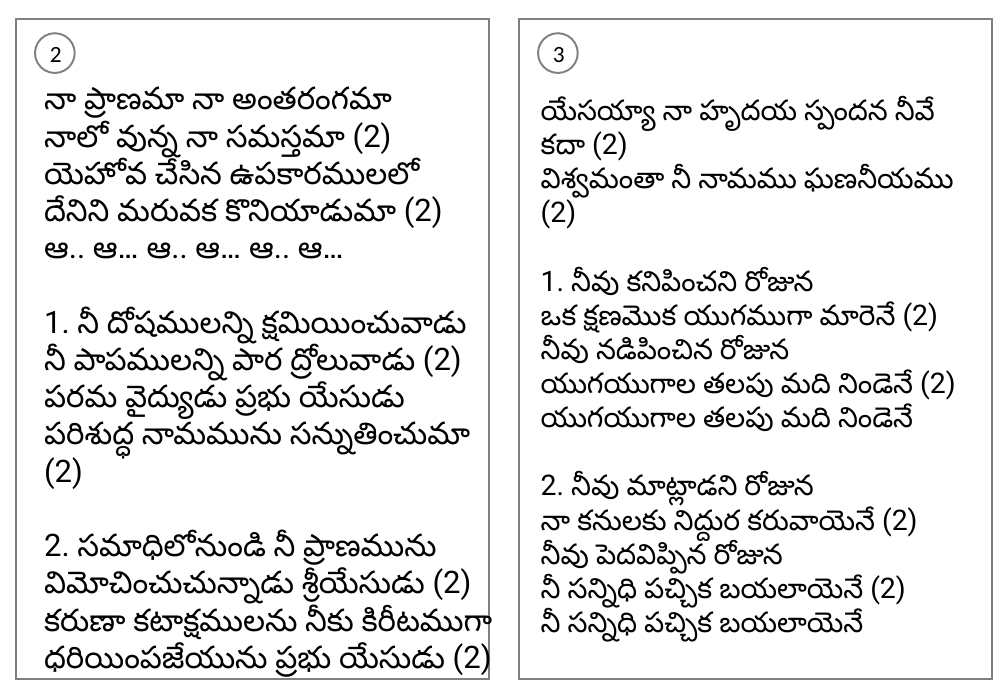
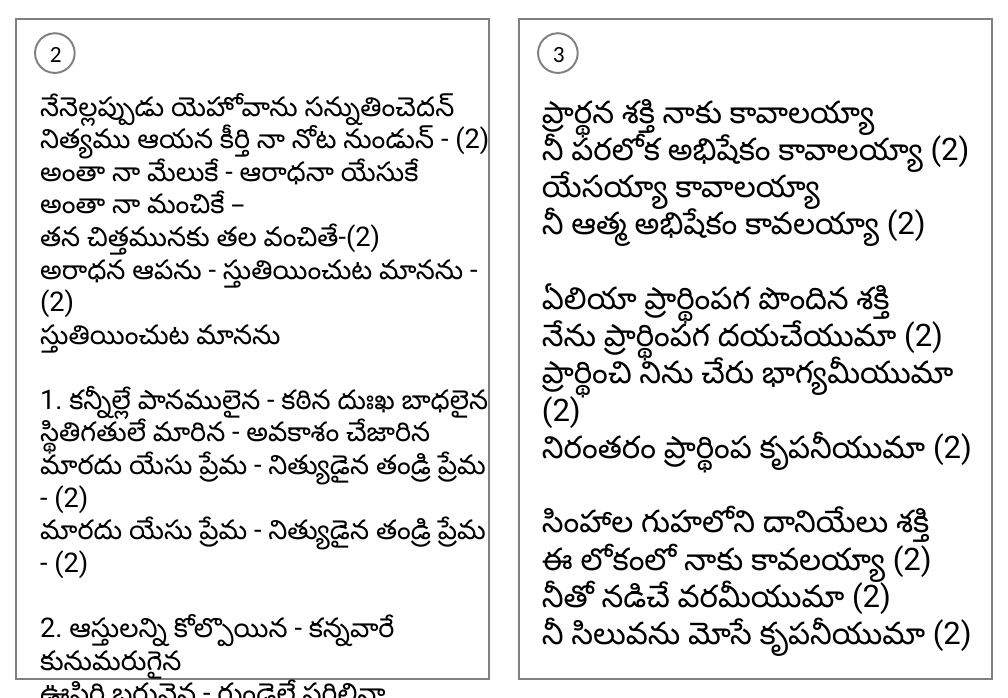
Before and after one commit to venu-webdev/songsDb, a slide deck: slide 2 of songsTemplate.pptx. Drawn at 1008x698 pixels with LibreOffice and Linux fonts; fonts in the diff are those of the drawing. Boxes give left, top, right and bottom in pixels: in the first picture for what was removed or moved away, otherwise in the second. Text is boxed around its words. In the diff, an @@ line names an element or a change of style, - is before the commit and + after.

```diff
--- a/songsTemplate.pptx
+++ b/songsTemplate.pptx
@@ text at [40,96,489,646]: text changed; size 24 to 21 pt @@
-నా ప్రాణమా నా అంతరంగమా
-నాలో వున్న నా సమస్తమా (2)
-యెహోవ చేసిన ఉపకారములలో
-దేనిని మరువక కొనియాడుమా (2)
-ఆ.. ఆ… ఆ.. ఆ… ఆ.. ఆ…
-1. నీ దోషములన్ని క్షమియించువాడు
-నీ పాపములన్ని పార ద్రోలువాడు (2)
-పరమ వైద్యుడు ప్రభు యేసుడు
-పరిశుద్ధ నామమును సన్నుతించుమా (2)
-2. సమాధిలోనుండి నీ ప్రాణమును
-విమోచించుచున్నాడు శ్రీయేసుడు (2)
-కరుణా కటాక్షములను నీకు కిరీటముగా
-ధరియింపజేయును ప్రభు యేసుడు (2)
+నేనెల్లప్పుడు యెహోవాను సన్నుతించెదన్‌
+నిత్యము ఆయన కీర్తి నా నోట నుండున్‌ - (2)
+అంతా నా మేలుకే - ఆరాధనా యేసుకే
+అంతా నా మంచికే –
+తన చిత్తమునకు తల వంచితే-(2)
+అరాధన ఆపను - స్తుతియించుట మానను - (2)
+స్తుతియించుట మానను
+1. కన్నీల్లే పానములైన - కఠిన దుఃఖ బాధలైన
+స్థితిగతులే మారిన - అవకాశం చేజారిన
+మారదు యేసు ప్రేమ - నిత్యుడైన తండ్రి ప్రేమ - (2)
+మారదు యేసు ప్రేమ - నిత్యుడైన తండ్రి ప్రేమ - (2)
+2. ఆస్తులన్ని కోల్పొయిన - కన్నవారే కునుమరుగైన
+ఊపిరి బరువైన - గుండెలే పగిలినా
+యెహోవా యిచ్చెను - యెహోవా తీసికొనెను - (2)
+ఆయన నామమునకే - స్తుతి కలుగు గాక - (2)
@@ text at [542,100,972,621]: text changed; size 22 to 24 pt @@
-యేసయ్యా నా హృదయ స్పందన నీవే కదా (2)
-విశ్వమంతా నీ నామము ఘణనీయము (2)
-1. నీవు కనిపించని రోజున
-ఒక క్షణమొక యుగముగా మారెనే (2)
-నీవు నడిపించిన రోజున
-యుగయుగాల తలపు మది నిండెనే (2)
-యుగయుగాల తలపు మది నిండెనే
-2. నీవు మాట్లాడని రోజున
-నా కనులకు నిద్దుర కరువాయెనే (2)
-నీవు పెదవిప్పిన రోజున
-నీ సన్నిధి పచ్చిక బయలాయెనే (2)
-నీ సన్నిధి పచ్చిక బయలాయెనే
+ప్రార్థన శక్తి నాకు కావాలయ్యా
+నీ పరలోక అభిషేకం కావాలయ్యా (2)
+యేసయ్యా కావాలయ్యా
+నీ ఆత్మ అభిషేకం కావలయ్యా (2)
+ఏలియా ప్రార్థింపగ పొందిన శక్తి
+నేను ప్రార్థింపగ దయచేయుమా (2)
+ప్రార్థించి నిను చేరు భాగ్యమీయుమా (2)
+నిరంతరం ప్రార్థింప కృపనీయుమా (2)
+సింహాల గుహలోని దానియేలు శక్తి
+ఈ లోకంలో నాకు కావలయ్యా (2)
+నీతో నడిచే వరమీయుమా (2)
+నీ సిలువను మోసే కృపనీయుమా (2)
```
Also in this commit, not shown: 1 other slide changed, 4 other files.
